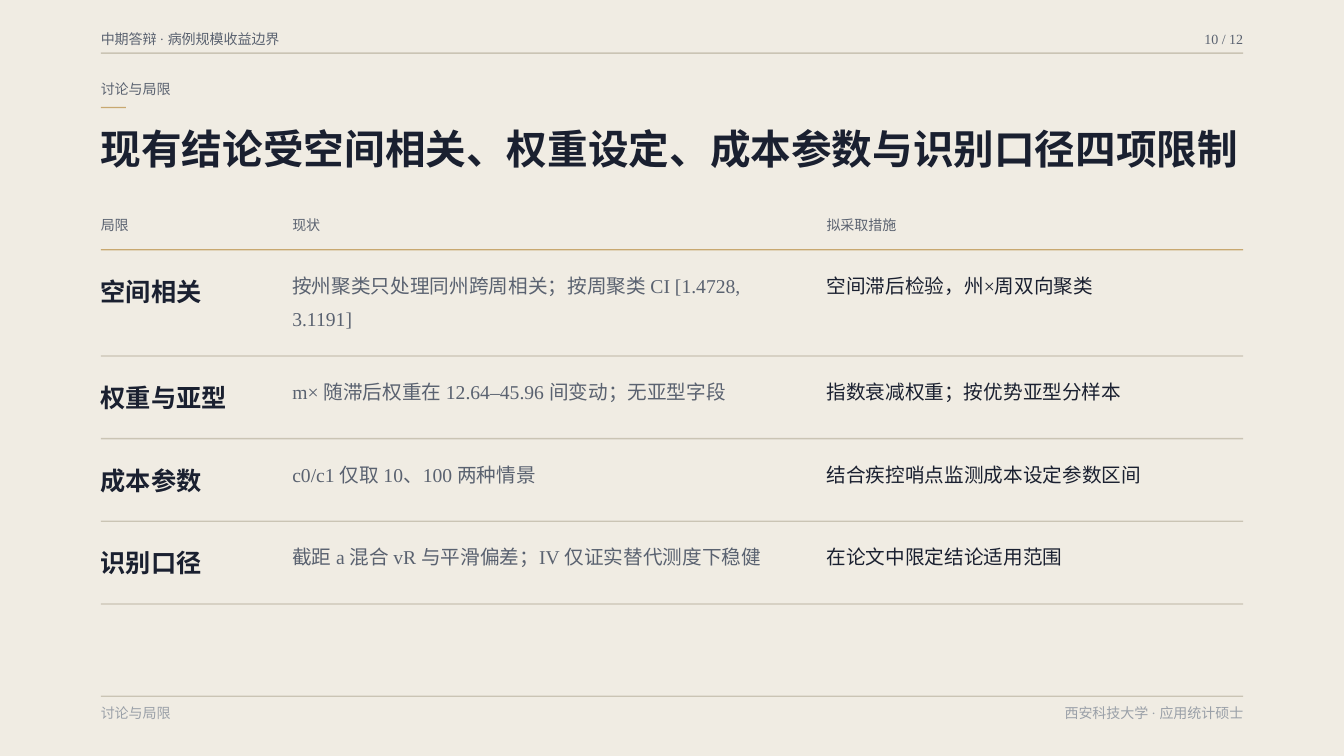
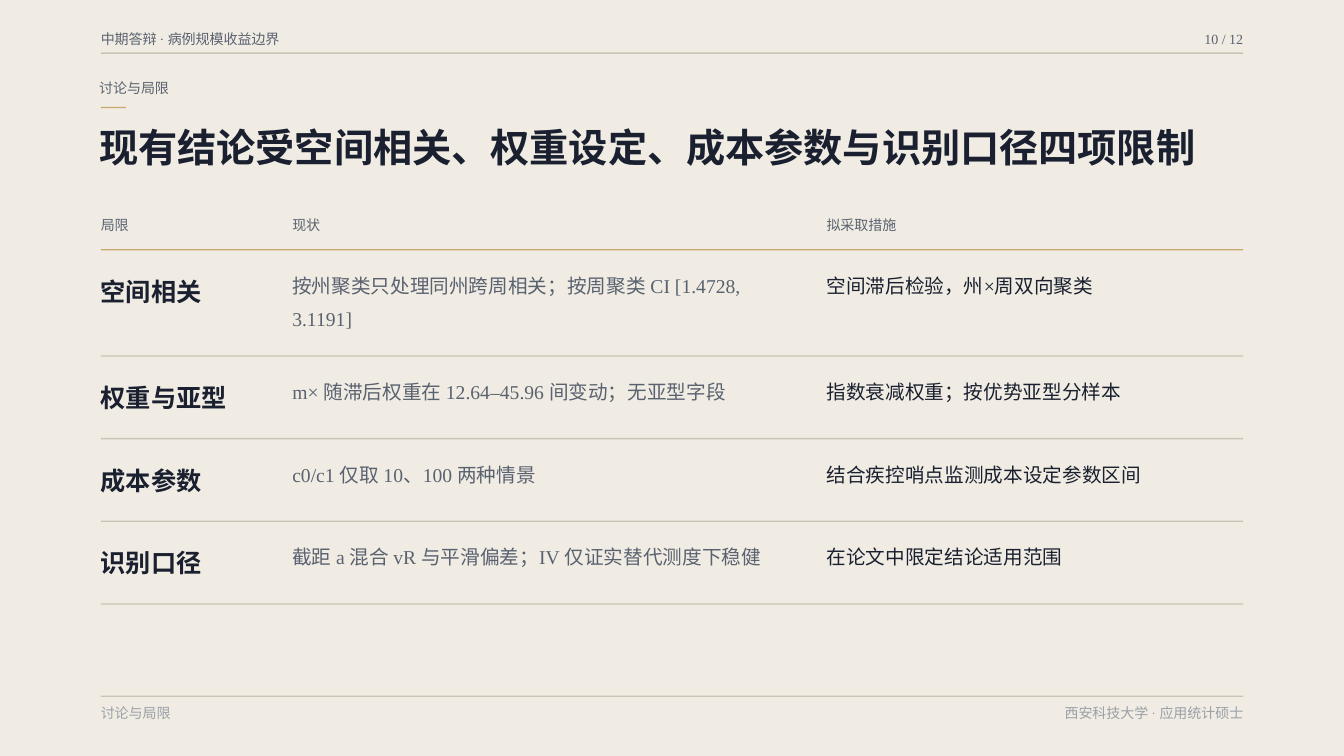
Before and after one commit to wangchi2068/case-count-inference-bottleneck, a slide deck: slide 10 of 中期答辩_精修版.pptx. Drawn at 1344x756 pixels with LibreOffice and Linux fonts; fonts in the diff are those of the drawing. Boxes give left, top, right and bottom in pixels: in the first picture for what was removed or moved away, otherwise in the second. Text is boxed around its words. In the diff, an @@ line names an element or a change of style, - is before the commit and + after.

```diff
--- a/中期答辩_精修版.pptx
+++ b/中期答辩_精修版.pptx
@@ text "现有结论受空间相关、权重设定、成本参数与识别口径四项限制" at [99, 128, 1195, 166]: size 29 to 28 pt @@
```
Also in this commit, not shown: 9 other slides changed, 1 other file.
